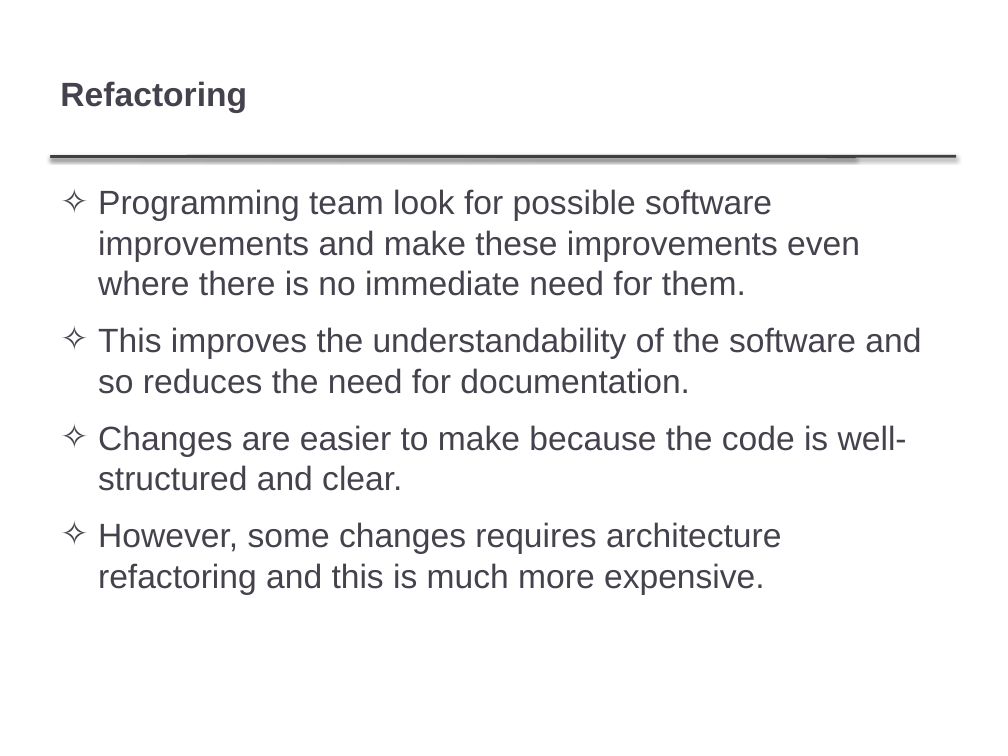
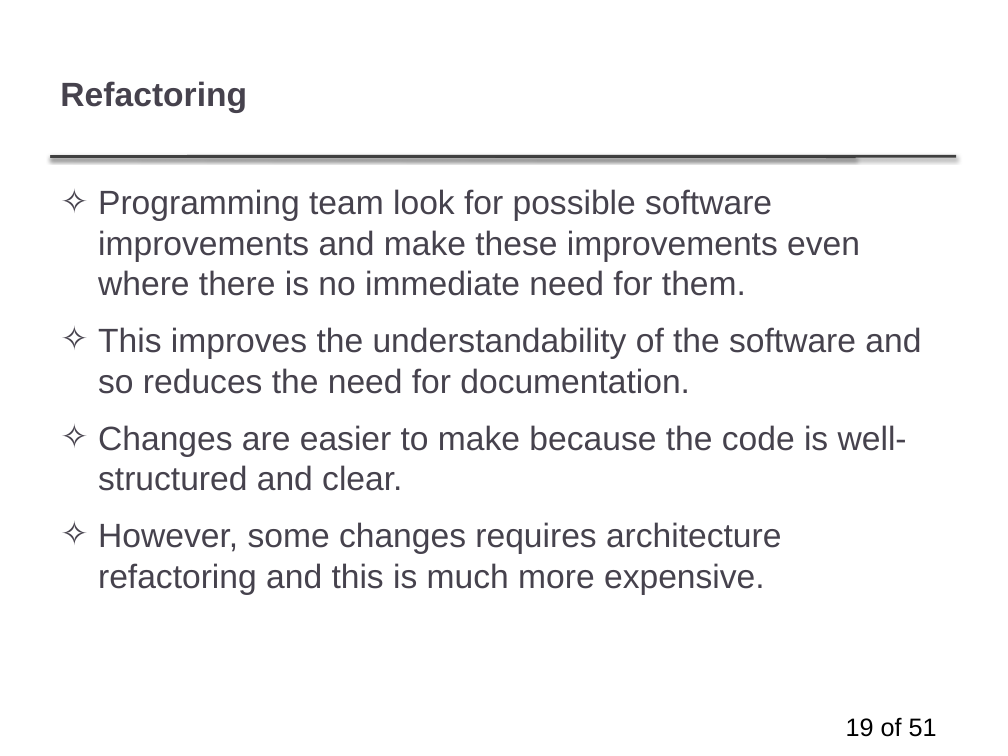
Before and after one commit to williamgregoryjohnson/williamgregoryjohnson.github.io, a slide deck: slide 19 of TEACHINGS/FALL2019_FILES/Ch3_AgileDev.pptx. Drawn at 1008x756 pixels with LibreOffice and Linux fonts; fonts in the diff are those of the drawing; background and template pictures are left out. Boxes give left, top, right and bottom in pixels: in the first picture for what was removed or moved away, otherwise in the second. Text is boxed around its words. In the diff, an @@ line names an element or a change of style, - is before the commit and + after.

```diff
--- a/TEACHINGS/FALL2019_FILES/Ch3_AgileDev.pptx
+++ b/TEACHINGS/FALL2019_FILES/Ch3_AgileDev.pptx
@@ page number added at <box>846,717,937,737</box>, 18 pt, text #000000 @@
+19 of 51
```
Also in this commit, not shown: 49 other slides changed, 1 slide added, 1 other file.
